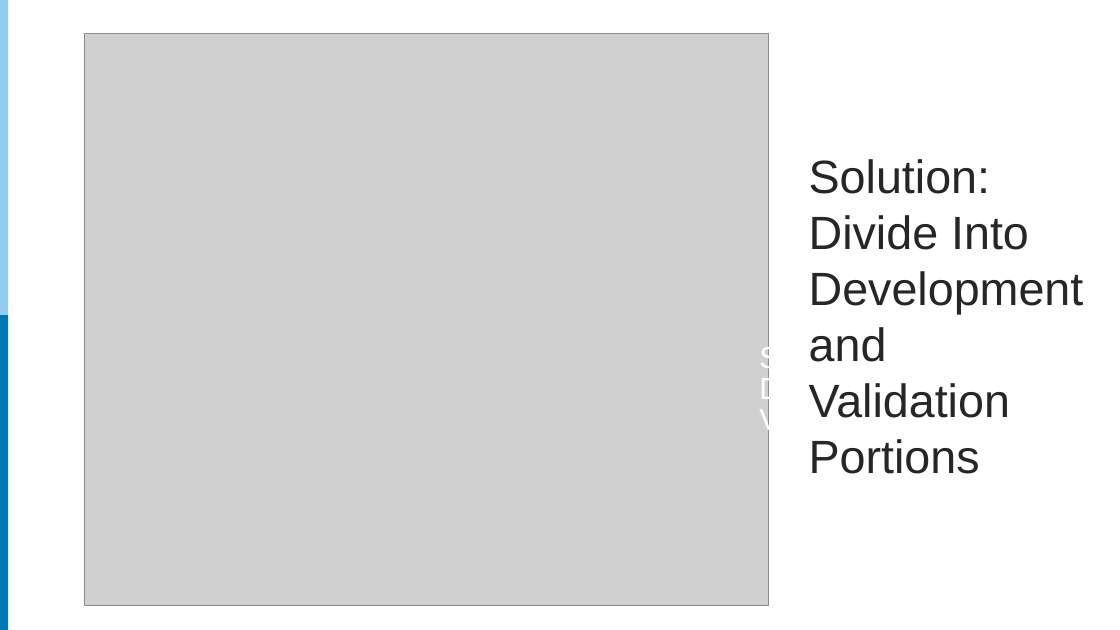
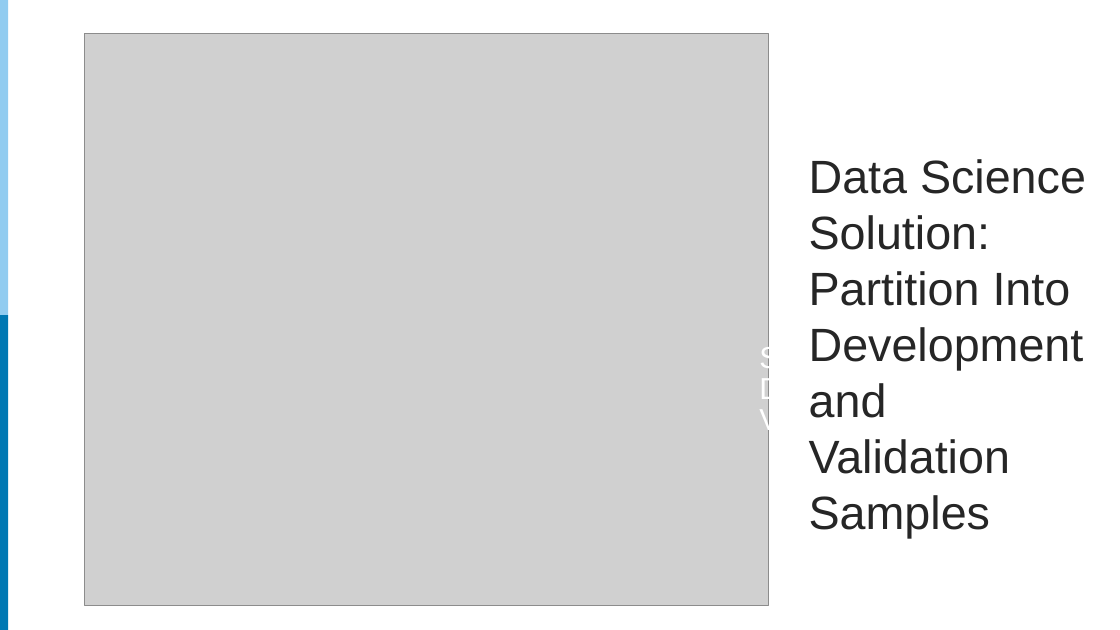
Before and after one commit to rpardee/hcsrn_2019, a slide deck: slide 7 of analytics_for_hmos.pptx (slide 9 before the commit). Drawn at 1120x630 pixels with LibreOffice and Linux fonts; fonts in the diff are those of the drawing; grey boxes stand for pictures. Boxes give left, top, right and bottom in pixels: in the first picture for what was removed or moved away, otherwise in the second. Text is boxed around its words. In the diff, an @@ line names an element or a change of style, - is before the commit and + after.

```diff
--- a/analytics_for_hmos.pptx
+++ b/analytics_for_hmos.pptx
@@ text at box(759, 159, 1086, 538): text changed @@
-Solution: Divide Into Development and Validation Portions
+Data Science Solution: Partition Into Development and Validation Samples
```
Also in this commit, not shown: 9 other slides changed, 5 slides added.
